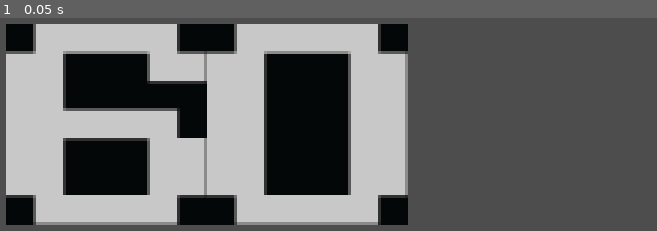
Above: before the commit, frame 1.
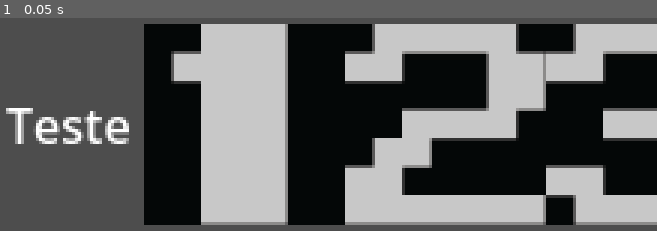
Above: after the commit, the same moment.

Repository: fabioorlandi/DuckTalesRMK
Game: Godot game, scene res://Cena teste de texto/control.tscn
Two runs of this game, one before a commit and one after it. Both use one fixed random seed, a clock stepped at 60 frames per second and the inputs below. This scene is started directly instead of the project's main scene.
Inputs:
- Up to frame 1 (0.05 s): no input

The runs differ from the first frame. In frame 1, 72% of the frame differs, in the area x 0-100%, y 2-98%.

Commit message:
Ajustar pogo para colidir com o chão

Diff:
--- a/godot/Cena teste de texto/control.tscn
+++ b/godot/Cena teste de texto/control.tscn
@@ -22,5 +22,5 @@
 offset_right = 860.0
 offset_bottom = 334.0
 bbcode_enabled = true
-text = "50"
+text = "TESTE 123"
 script = ExtResource("1_0fbet")
--- a/godot/Cena teste de texto/rich_text_label.gd
+++ b/godot/Cena teste de texto/rich_text_label.gd
@@ -15,7 +15,7 @@
 }
 
 # This variable holds the number. Changing it automatically updates the UI.
-var current_value: int = 60:
+var current_value: String = "Teste 123":
 	set(value):
 		current_value = value
 		_update_image_display()
--- a/godot/Patinhas_Animacoes.tscn
+++ b/godot/Patinhas_Animacoes.tscn
@@ -248,7 +248,7 @@
 size = Vector2(20, 21)
 
 [sub_resource type="RectangleShape2D" id="RectangleShape2D_f0asi"]
-size = Vector2(16, 4)
+size = Vector2(6, 4)
 
 [node name="Patinhas" type="CharacterBody2D" unique_id=917563206]
 script = ExtResource("1_rdkiu")
@@ -262,7 +262,7 @@
 z_index = 30
 texture_filter = 1
 sprite_frames = SubResource("SpriteFrames_fhwcv")
-animation = &"Tacada_Sucesso"
+animation = &"Pogo_Inicio"
 
 [node name="CollisionShape2D" type="CollisionShape2D" parent="." unique_id=2049646420]
 position = Vector2(0, 3.5)
@@ -323,3 +323,4 @@
 player = NodePath("../..")
 
 [connection signal="body_entered" from="PogoCollision" to="." method="_on_area_2d_body_entered"]
+[connection signal="body_exited" from="PogoCollision" to="." method="_on_pogo_collision_body_exited"]
--- a/godot/Scripts/BlocoDestruivel.gd
+++ b/godot/Scripts/BlocoDestruivel.gd
@@ -16,11 +16,12 @@
 		func(area): return area.get_parent() is RigidBody2D and area.monitoring and area.monitorable)
 
 	if areas.size() >= 1 or direction == Vector2.ZERO:
+		$CollisionShape2D.disabled = true
+		$DetectSorroundingObjects/CollisionShape2D.disabled = true
+
 		$AnimatedSprite2D.play("destroy_block")
 		await $AnimatedSprite2D.animation_finished
 
-		$DetectSorroundingObjects/CollisionShape2D.disabled = true
-		$CollisionShape2D.disabled = true
 		$CollisionShape2D.visible = false
 		$AnimatedSprite2D.visible = false
 	else:
@@ -30,10 +31,11 @@
 		apply_impulse(Vector2(100, 250) * direction)
 
 func _on_visible_on_screen_notifier_2d_screen_entered() -> void:
+	$DetectSorroundingObjects/CollisionShape2D.disabled = false
+	$CollisionShape2D.disabled = false
+
 	$AnimatedSprite2D.play("block")
 
-	$DetectSorroundingObjects/CollisionShape2D.disabled = false
-	$CollisionShape2D.disabled = false
 	$CollisionShape2D.visible = true
 	$AnimatedSprite2D.visible = true
 
--- a/godot/Scripts/Patinhas.gd
+++ b/godot/Scripts/Patinhas.gd
@@ -4,14 +4,17 @@
 @export var lastDir = "right"
 
 var attacking: bool = false
+var pogo_hit = false
 var onRope: bool = false
 var ropeX: float
 
 func _process(delta: float) -> void:
 	if lastDir == "left":
-		scale.x = scale.y * -1
+		$AnimatedSprite2D.flip_h = true
+		$RayCast2D.scale.x = scale.y * -1
 	elif lastDir == "right":
-		scale.x = scale.y * 1
+		$AnimatedSprite2D.flip_h = false
+		$RayCast2D.scale.x = scale.y * 1
 
 func animate(animation: String):
 	$AnimatedSprite2D.animation = animation
@@ -22,8 +25,20 @@
 	ropeX = posX
 
 func _on_area_2d_body_entered(body: Node2D) -> void:
+	if body.name == "Patinhas":
+		return
+
+	pogo_hit = true
+
 	if body is PhysicsBody2D and body.has_signal("destroy_on_collision"):
 		body.emit_signal("destroy_on_collision", Vector2.ZERO)
 
 	if body is PhysicsBody2D and body.has_signal("die_on_collision"):
 		body.emit_signal("die_on_collision")
+
+
+func _on_pogo_collision_body_exited(body: Node2D) -> void:
+	if body.name == "Patinhas":
+		return
+
+	pogo_hit = false
--- a/godot/Scripts/States/Pogo.gd
+++ b/godot/Scripts/States/Pogo.gd
@@ -4,12 +4,14 @@
 @export var player: CharacterBody2D
 @export var animation = &"Pogo_Inicio"
 @export var animation_2 = &"Pogo_Final"
+var pogo_teste = false
 
 const SPEED       := 80.0
 const GRAVITY     := 600.0
 const POGO_FORCE  := -280.0  #Força do quique
 
 func enter() -> void:
+	pogo_teste = true
 	$"../../PogoCollision/CollisionShape2D".disabled = false
 
 func exit() -> void:
@@ -31,11 +33,15 @@
 	player.animate(animation)
 	player.move_and_slide()
 
-	if player.is_on_floor() and Input.is_action_pressed("pogo-attack"): #Tocou no chão/objeto segurando pogo quica de novo
-		player.animate(animation_2)
-		await get_tree().create_timer(0.05).timeout
+	if Input.is_action_pressed("pogo-attack"):
+		if player.pogo_hit and pogo_teste:  #Tocou no chão/objeto segurando pogo quica de novo
+			player.animate(animation_2)
+			await get_tree().create_timer(0.05).timeout
 
-		player.velocity.y = POGO_FORCE
+			player.velocity = Vector2.ZERO
+			player.velocity.y = POGO_FORCE
+		elif player.is_on_floor():
+			transitioned.emit(self, "crouch")
 
 	#saveLastDir
 	if Input.is_action_pressed("left"):
@@ -45,4 +51,5 @@
 
 	if not Input.is_action_pressed("pogo-attack") or not Input.is_action_pressed("down"):
 		if player.velocity.y > 0: #Soltou enquanto estava no ar volta para fall
+			pogo_teste = false
 			transitioned.emit(self, "fall")
